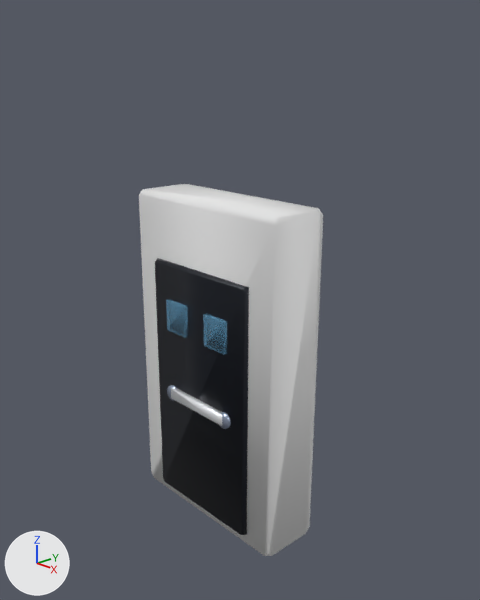
Two versions of the Blender file models/objects/01_wall_emergency_door.blend, one commit apart.
The view is the same before and after, from a camera (50 mm lens) standing at (2.91, -2.6, 2.81) and looking at (0.09, 0.06, 1.48). Every picture has the same lights, and +X, +Y and +Z are marked at lower left. The older version comes first.

Objects in the first picture: 'door', 'pushbar', 'wall', 'window', 'window_1' and 2 more.
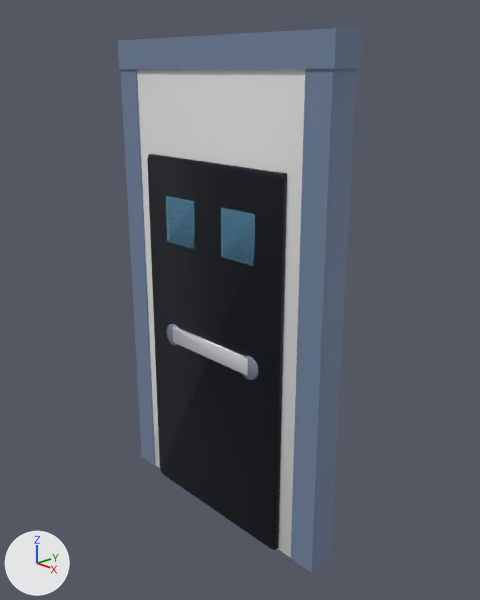
Pixel boxes [x1, y1, x2, y2] of what changed, in the pictures (480 x 600 px):
'wall', moved, turned, rescaled: before [139, 184, 323, 556]; after [137, 69, 305, 558]
'door', moved: before [155, 258, 249, 535]; after [147, 154, 287, 550]
'part_5.009', added (blue): after [291, 69, 357, 573]
'part_10.001', added (blue): after [117, 28, 362, 69]
'part_5.008', added (blue): after [120, 69, 155, 465]
'window_1', moved: before [203, 314, 227, 355]; after [221, 208, 255, 266]
'pushbar', moved: before [171, 388, 222, 426]; after [173, 327, 248, 376]
'window', moved: before [166, 299, 188, 338]; after [166, 196, 195, 249]

Edits to the bpy script that builds the scene:
```text
Add mat_04_wall_door_10_002:
    mat_04_wall_door_10_002 = principled_material('04_wall_door_10.002')
    mat_04_wall_door_10_002.base_color = (0.165, 0.227, 0.349)  # blue #71839f
    mat_04_wall_door_10_002.roughness = 0.65
Add mat_05_wall_half_panel_5_002:
    mat_05_wall_half_panel_5_002 = principled_material('05_wall_half_panel_5.002')
    mat_05_wall_half_panel_5_002.base_color = (0.165, 0.227, 0.349)  # blue #71839f
    mat_05_wall_half_panel_5_002.roughness = 0.65
Add mat_05_wall_half_panel_5_003:
    mat_05_wall_half_panel_5_003 = principled_material('05_wall_half_panel_5.003')
    mat_05_wall_half_panel_5_003.base_color = (0.165, 0.227, 0.349)  # blue #71839f
    mat_05_wall_half_panel_5_003.roughness = 0.65
Add me_part_10_001:
    me_part_10_001.from_pydata(...)  # a box spanning x -1.24..1.24, y -0.08..0.08, z -0.14..0.14
    me_part_10_001.materials.append(mat_04_wall_door_10_002)  # blue #71839f
Add me_part_5_006:
    me_part_5_006.from_pydata(...)  # a box spanning x -0.07..0.07, y -1.25..1.25, z -0.14..0.14
    me_part_5_006.materials.append(mat_05_wall_half_panel_5_002)  # blue #71839f
Add me_part_5_009:
    me_part_5_009.from_pydata(...)  # a box spanning x -0.07..0.07, y -1.25..1.25, z -0.14..0.14
    me_part_5_009.materials.append(mat_05_wall_half_panel_5_003)  # blue #71839f
Change ob_wall:
    ob_wall.parent: ob_world -> ob_world_003
    ob_wall.location: (0.0, 0.0, 0.0) -> (0.0, -0.0000392, 0.0191)
    ob_wall.rotation_euler: (0.0, 0.0, 0.0) -> (0.00963, 0.0, 0.0)  # degrees (0, 0, 0) -> degrees (0.6, 0, 0)
    ob_wall.scale: (1.0, 1.0, 1.0) -> (1.0, 0.986, 0.756)
Change ob_door:
    ob_door.parent: ob_world -> ob_world_003
    ob_door.location: (0.0, -0.000435, 0.0868) -> (0.0, 0.0636, 0.116)
Change ob_pushbar:
    ob_pushbar.parent: ob_world -> ob_world_003
Change ob_window:
    ob_window.parent: ob_world -> ob_world_003
Change ob_window_1:
    ob_window_1.parent: ob_world -> ob_world_003
Add ob_world_003:
    ob_world_003 = bpy.data.objects.new('world.003', None)
    ob_world_003.location = (-0.00122, -0.00978, 0.0)
    ob_world_003.rotation_euler = (-1.576, 0.0, 0.0)  # degrees (-90, 0, 0)
    ob_world_003.scale = (1.43, 1.43, 0.583)
Add ob_part_10_001:
    ob_part_10_001 = bpy.data.objects.new('part_10.001', me_part_10_001)
    ob_part_10_001.parent = ob_world_014
    ob_part_10_001.location = (0.0, -2.708, 0.0)
Add ob_world_014:
    ob_world_014 = bpy.data.objects.new('world.014', None)
    ob_world_014.location = (0.00412, -0.00273, 0.0201)
    ob_world_014.rotation_euler = (-1.571, 0.0, 0.0)  # degrees (-90, 0, 0)
    ob_world_014.scale = (0.703, 1.07, 0.684)
Add ob_part_5_008:
    ob_part_5_008 = bpy.data.objects.new('part_5.008', me_part_5_006)
    ob_part_5_008.parent = ob_world_015
    ob_part_5_008.location = (-0.968, -1.25, 0.0)
    ob_part_5_008.scale = (1.0, 1.0, 0.943)
Add ob_world_015:
    ob_world_015 = bpy.data.objects.new('world.015', None)
    ob_world_015.location = (0.374, 0.0, 0.0)
    ob_world_015.rotation_euler = (-1.571, 0.0, 0.0)  # degrees (-90, 0, 0)
    ob_world_015.scale = (1.19, 1.19, 0.674)
Add ob_part_5_009:
    ob_part_5_009 = bpy.data.objects.new('part_5.009', me_part_5_009)
    ob_part_5_009.parent = ob_world_016
    ob_part_5_009.location = (-0.98, -1.25, 0.0)
    ob_part_5_009.scale = (1.0, 1.0, 0.943)
Add ob_world_016:
    ob_world_016 = bpy.data.objects.new('world.016', None)
    ob_world_016.location = (1.947, 0.0, 0.0)
    ob_world_016.rotation_euler = (-1.571, 0.0, 0.0)  # degrees (-90, 0, 0)
    ob_world_016.scale = (1.19, 1.19, 0.674)
```
